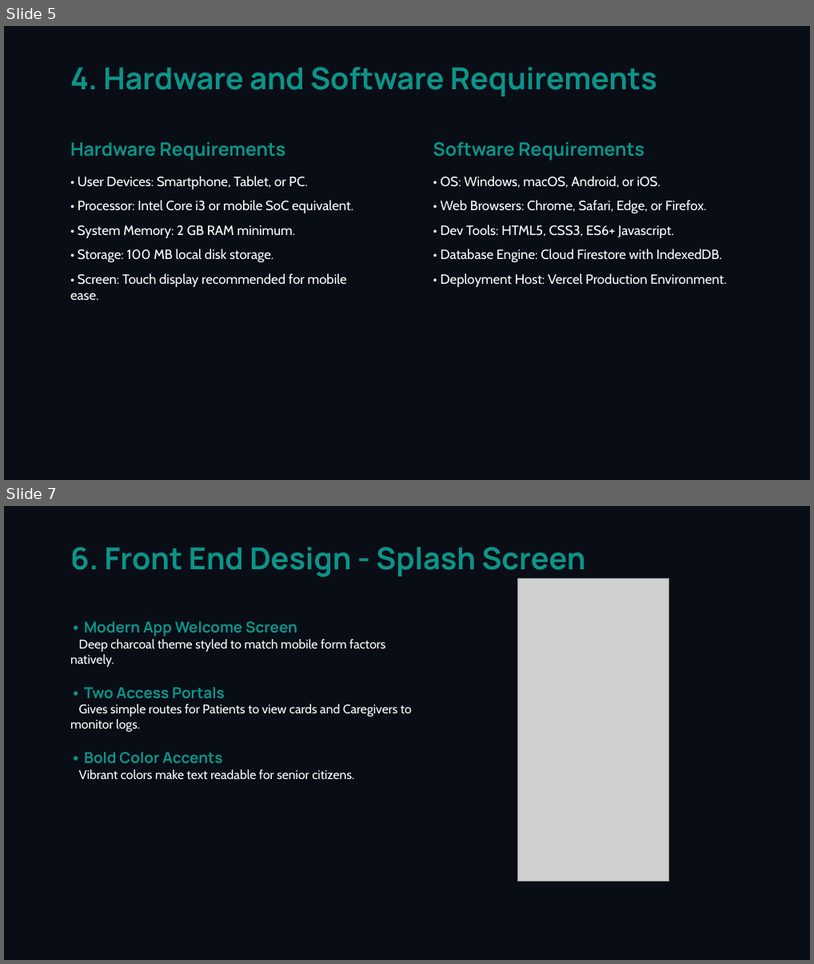
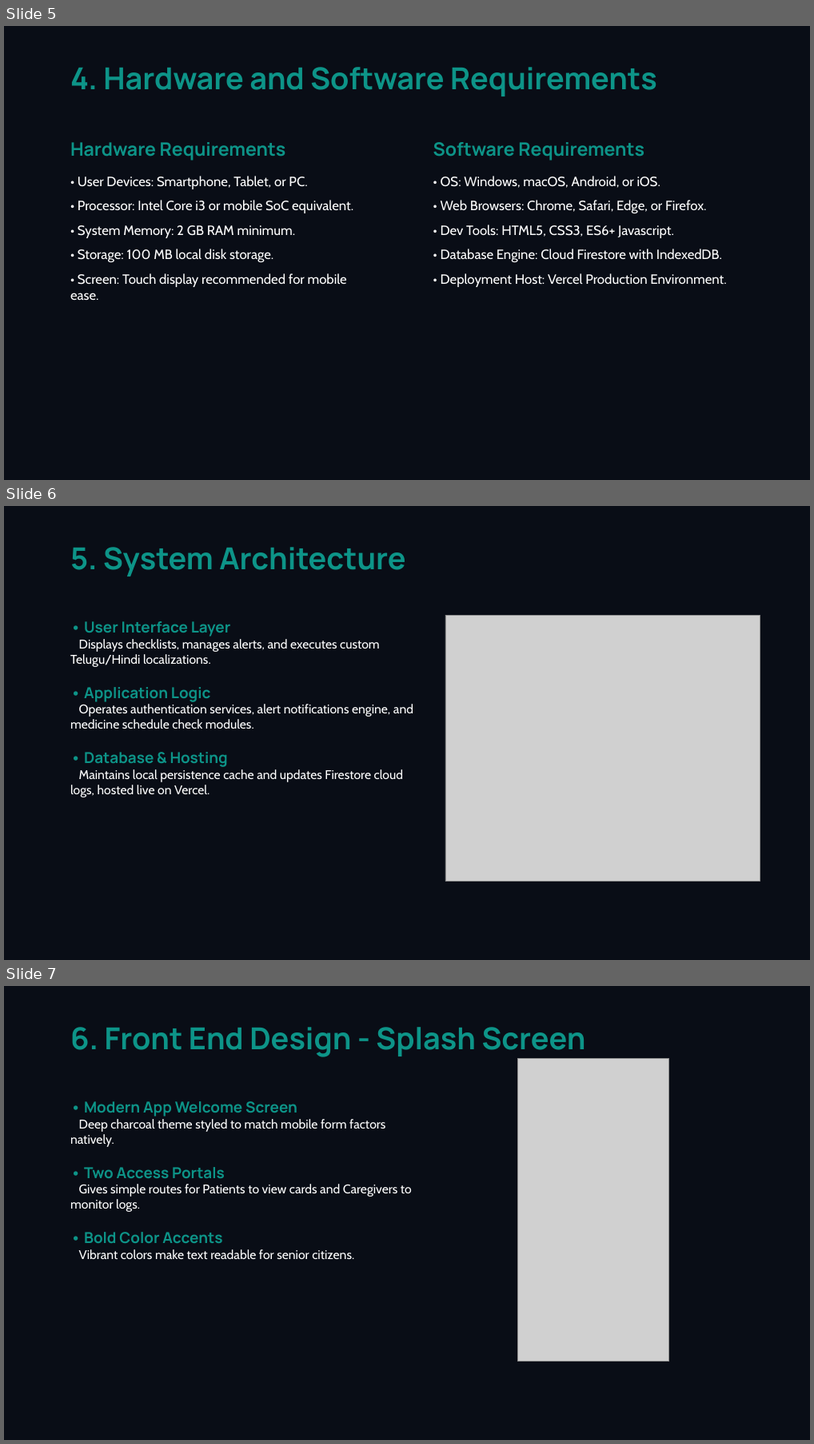
Before and after one commit to velagadadileep6-bot/Medicine-reminder, a slide deck: medicare_presentation.pptx. Shown one above the other, each under a label of ours: slides 5 and 7 before the commit, slides 5, 6 and 7 after it; the slides between them are not shown. The pictures are 814x964 and 814x1444 pixels, drawn with LibreOffice and Linux fonts; fonts in the diff are those of the drawing; grey boxes stand for pictures. Boxes give left, top, right and bottom in pixels: in the first picture for what was removed or moved away, otherwise in the second. Text is boxed around its words. In the diff, an @@ line names an element or a change of style, - is before the commit and + after.

Commit message:
docs: embed System Architecture diagram in presentation slide 6

```diff
--- a/medicare_presentation.pptx
+++ b/medicare_presentation.pptx
@@ slide 6 added at bbox=[4, 506, 810, 960], background #090D16 @@
@@ text added at bbox=[70, 547, 406, 576], 36 pt, text #0D9488, bold @@
+5. System Architecture
@@ text added at bbox=[70, 621, 414, 797], 15 pt, text #FFFFFF @@
+• User Interface Layer
+Displays checklists, manages alerts, and executes custom Telugu/Hindi localizations.
+• Application Logic
+Operates authentication services, alert notifications engine, and medicine schedule check modules.
+• Database & Hosting
+Maintains local persistence cache and updates Firestore cloud logs, hosted live on Vercel.
@@ picture added at bbox=[446, 615, 760, 881] @@
```
Also in this commit, not shown: 1 slide removed, 2 other files.
